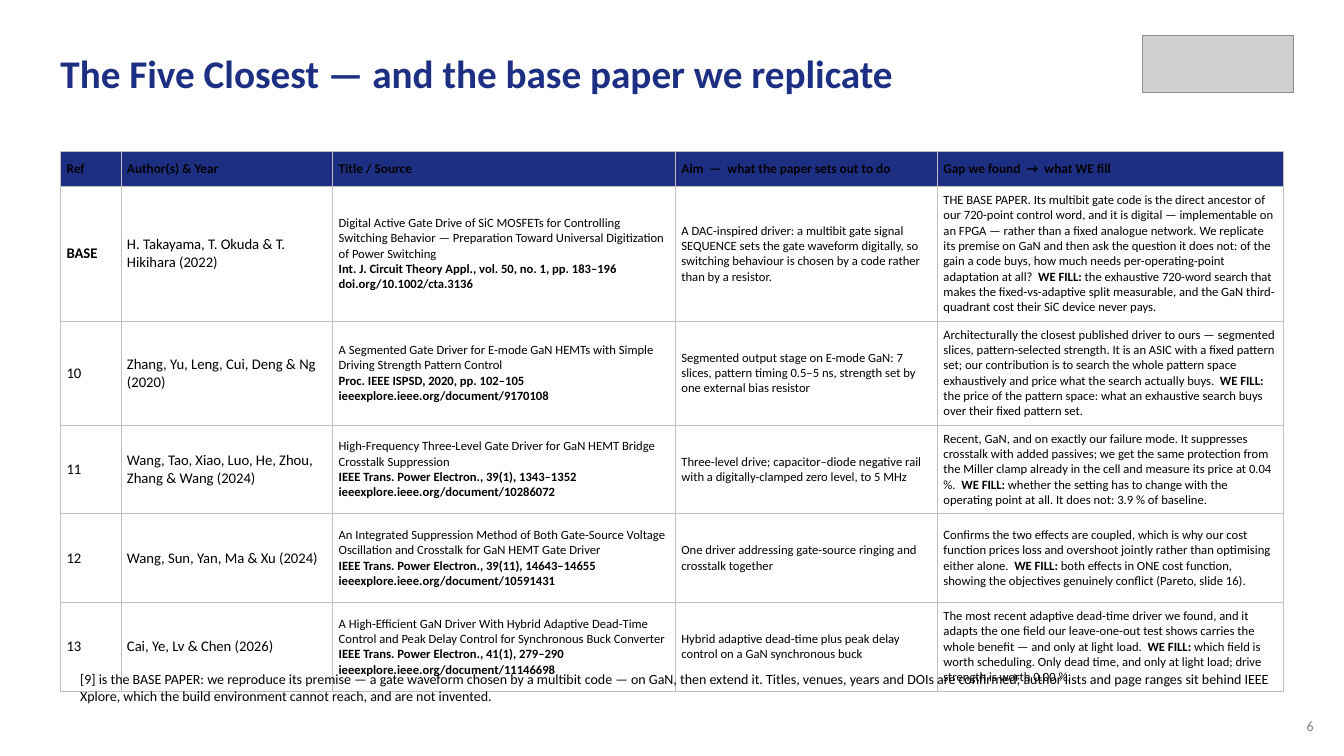
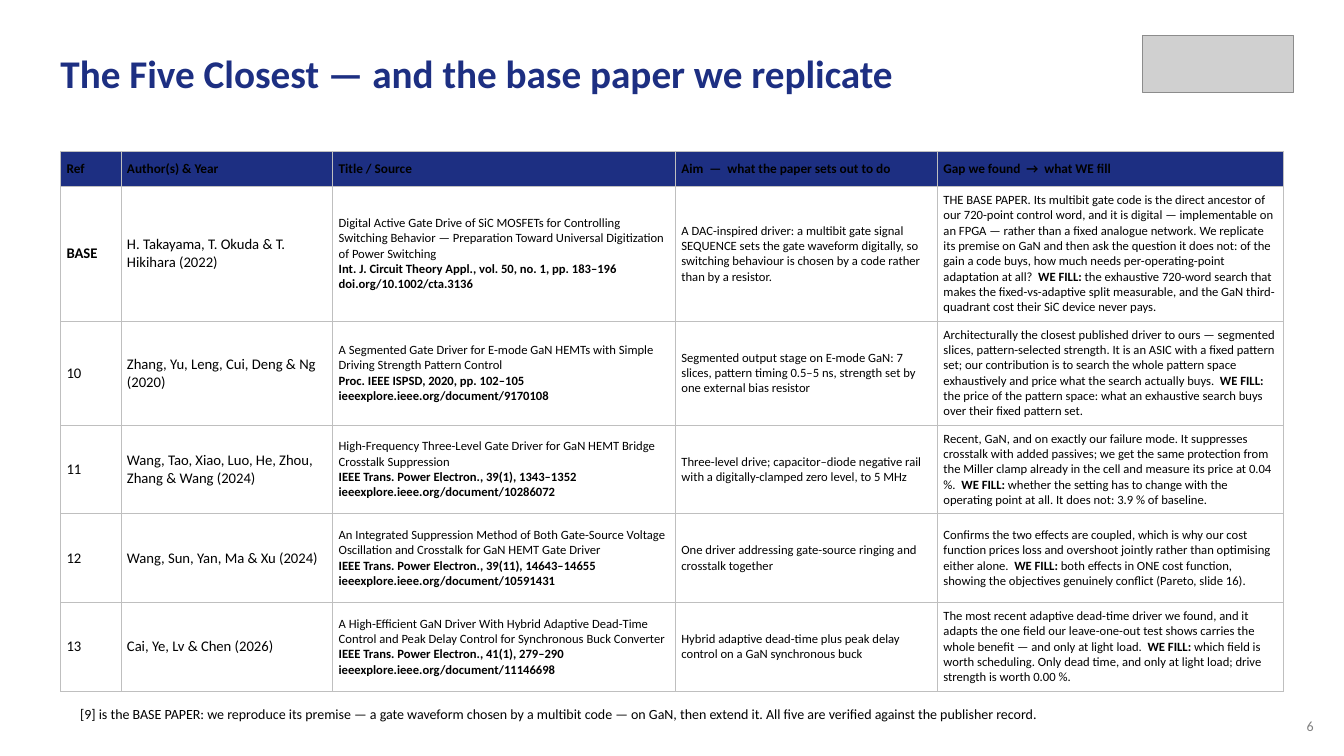
Before and after one commit to Amritha902/gan-driver, a slide deck: slide 6 of review/Review1_GaN_Segmented_Gate_Driver.pptx. Drawn at 1344x756 pixels with LibreOffice and Linux fonts; fonts in the diff are those of the drawing; grey boxes stand for pictures. Boxes give left, top, right and bottom in pixels: in the first picture for what was removed or moved away, otherwise in the second. Text is boxed around its words. In the diff, an @@ line names an element or a change of style, - is before the commit and + after.

```diff
--- a/review/Review1_GaN_Segmented_Gate_Driver.pptx
+++ b/review/Review1_GaN_Segmented_Gate_Driver.pptx
@@ text at (x1=80, y1=709, x2=1036, y2=722): text changed @@
-[9] is the BASE PAPER: we reproduce its premise — a gate waveform chosen by a multibit code — on GaN, then extend it. Titles, venues, years and DOIs are confirmed; author lists and page ranges sit behind IEEE Xplore, which the build environment cannot reach, and are not invented.
+[9] is the BASE PAPER: we reproduce its premise — a gate waveform chosen by a multibit code — on GaN, then extend it. All five are verified against the publisher record.
```
Also in this commit, not shown: 4 other slides changed, 3 other files.
